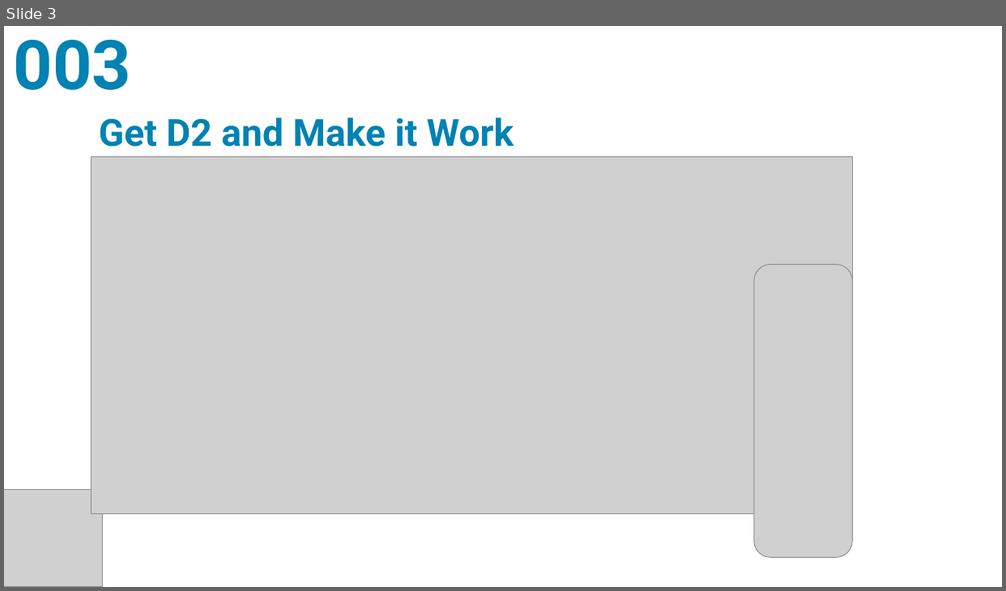
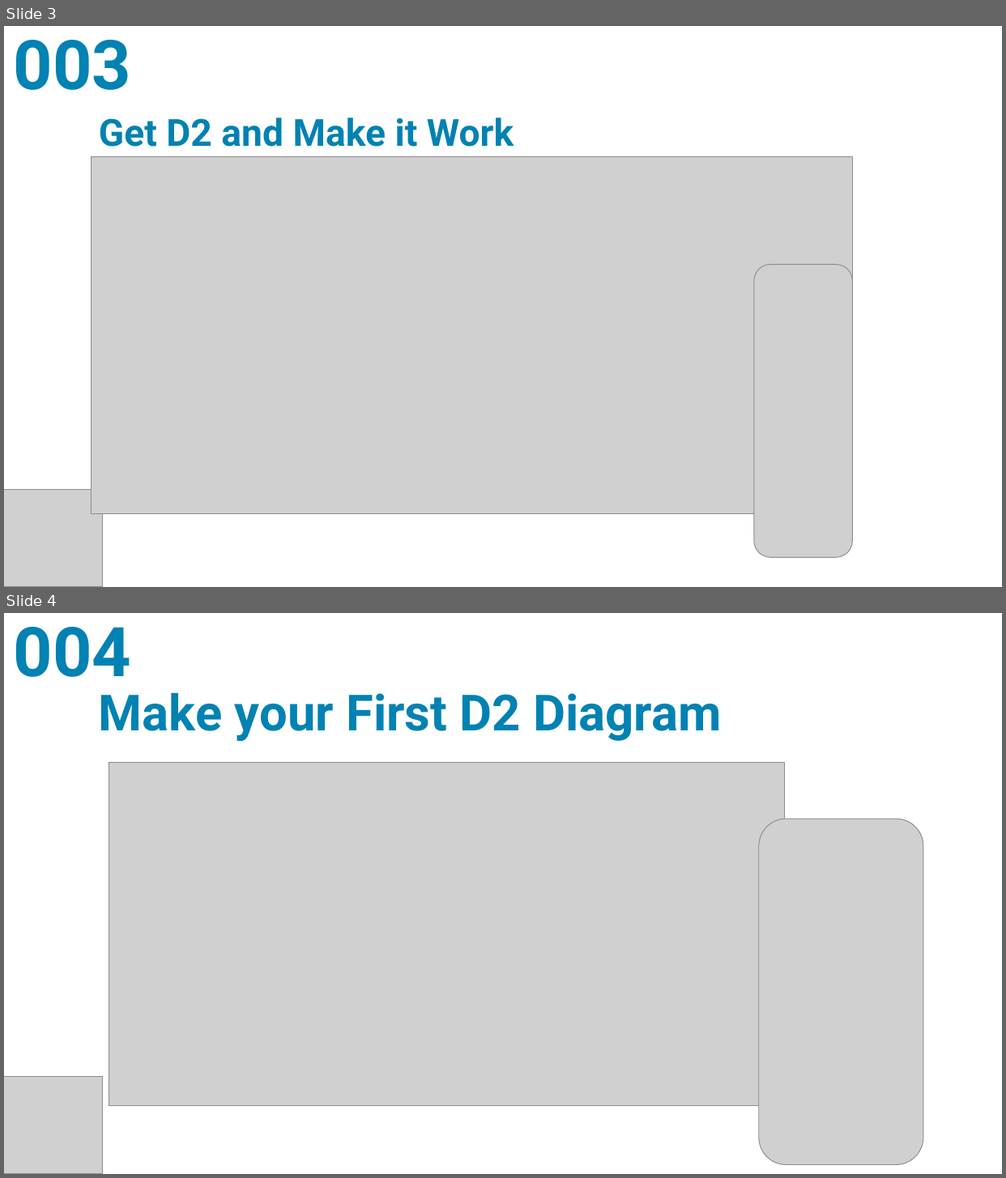
Before and after one commit to yasenstar/learn_d2, a slide deck: d2_tutorial.pptx. Shown one above the other, each under a label of ours: slide 3 before the commit, slides 3 and 4 after it. The pictures are 1006x591 and 1006x1178 pixels, drawn with LibreOffice and Linux fonts; fonts in the diff are those of the drawing; grey boxes stand for pictures; background and template pictures are left out. Boxes give left, top, right and bottom in pixels: in the first picture for what was removed or moved away, otherwise in the second. Text is boxed around its words. In the diff, an @@ line names an element or a change of style, - is before the commit and + after.

```diff
--- a/d2_tutorial.pptx
+++ b/d2_tutorial.pptx
@@ slide 4 added at bbox=[4, 613, 1002, 1174], background picture (left out) @@
@@ text added at bbox=[14, 627, 132, 677], 66 pt, text #0083B3, bold @@
+004
@@ title added at bbox=[99, 692, 721, 741], 48 pt, text #0083B3, bold @@
+Make your First D2 Diagram
@@ picture added at bbox=[108, 763, 784, 1105] @@
@@ picture added at bbox=[759, 819, 923, 1165] @@
@@ picture added at bbox=[4, 1077, 103, 1174] @@
```
Also in this commit, not shown: 1 slide changed.
